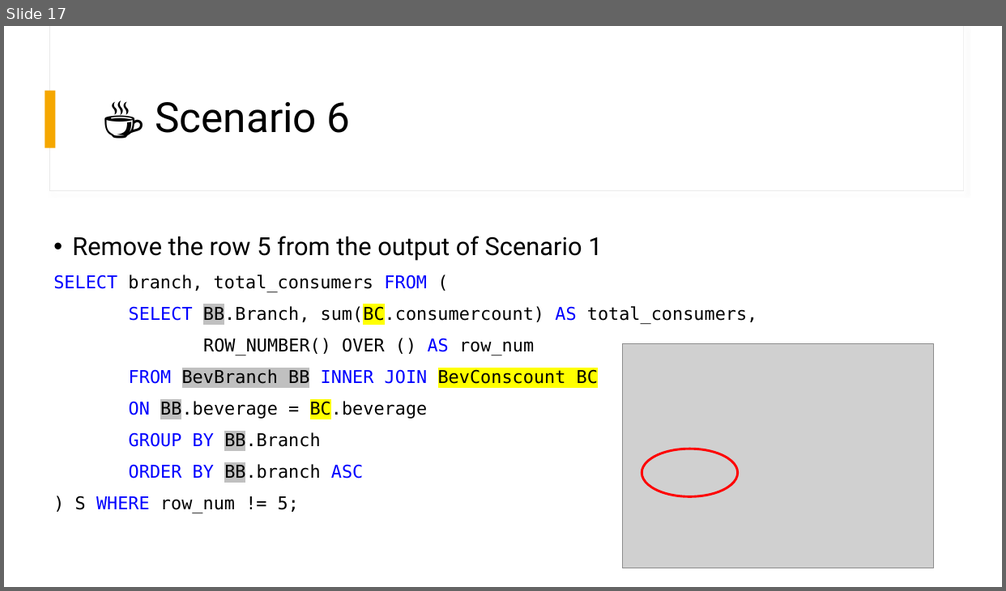
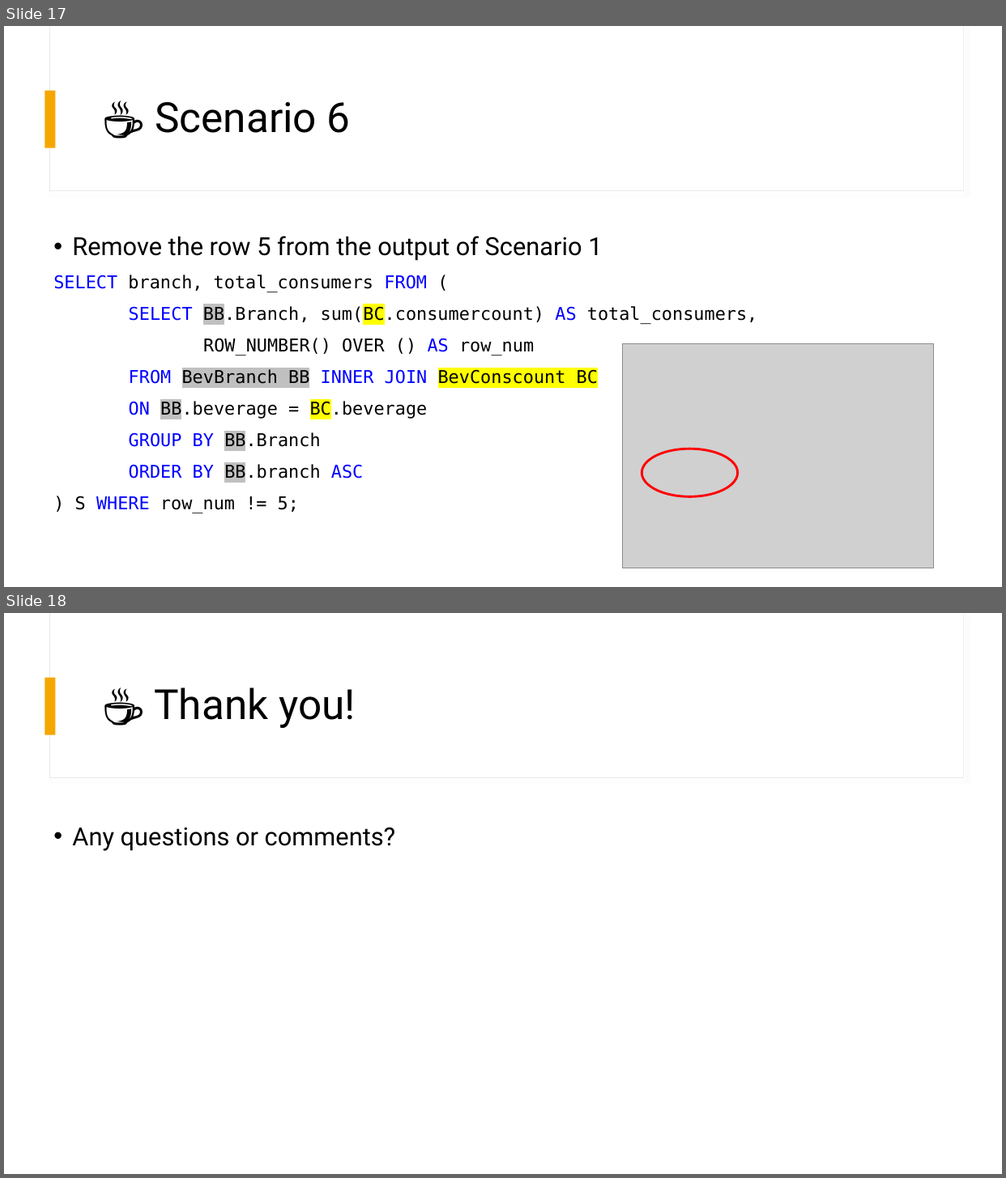
Before and after one commit to drl222/revature-project1, a slide deck: Project1.pptx. Shown one above the other, each under a label of ours: slide 17 before the commit, slides 17 and 18 after it. The pictures are 1006x591 and 1006x1178 pixels, drawn with LibreOffice and Linux fonts; fonts in the diff are those of the drawing; grey boxes stand for pictures. Boxes give left, top, right and bottom in pixels: in the first picture for what was removed or moved away, otherwise in the second. Text is boxed around its words. In the diff, an @@ line names an element or a change of style, - is before the commit and + after.

Commit message:
minor updates to the PPT

```diff
--- a/Project1.pptx
+++ b/Project1.pptx
@@ slide 18 added at [4,613,1002,1174], background #FFFFFF; not listed: 3 template elements that a slide beside it also shows @@
@@ title added at [154,688,356,728], 40 pt, text #000000 @@
+☕ Thank you!
@@ text added at [72,827,396,851], 24 pt, text #000000 @@
+• Any questions or comments?
```
